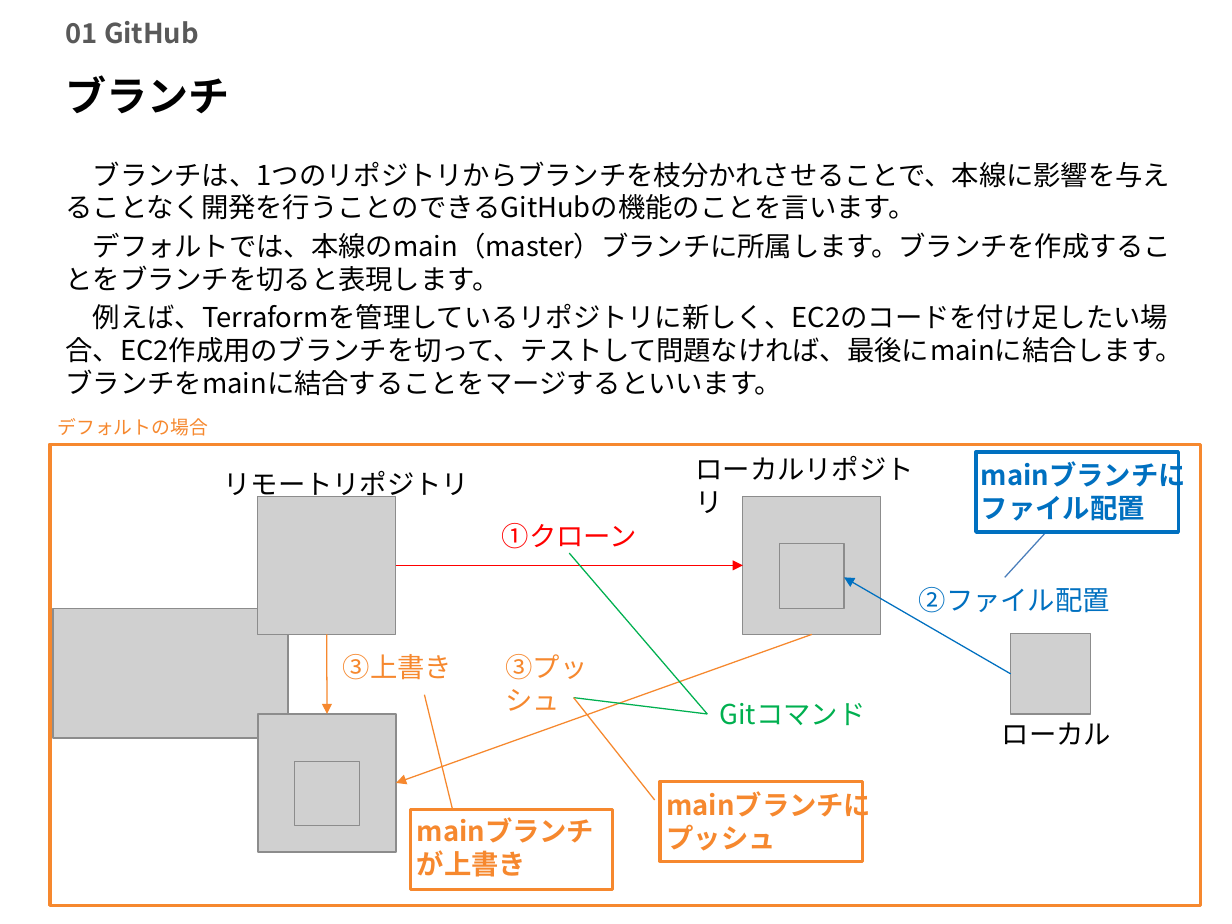
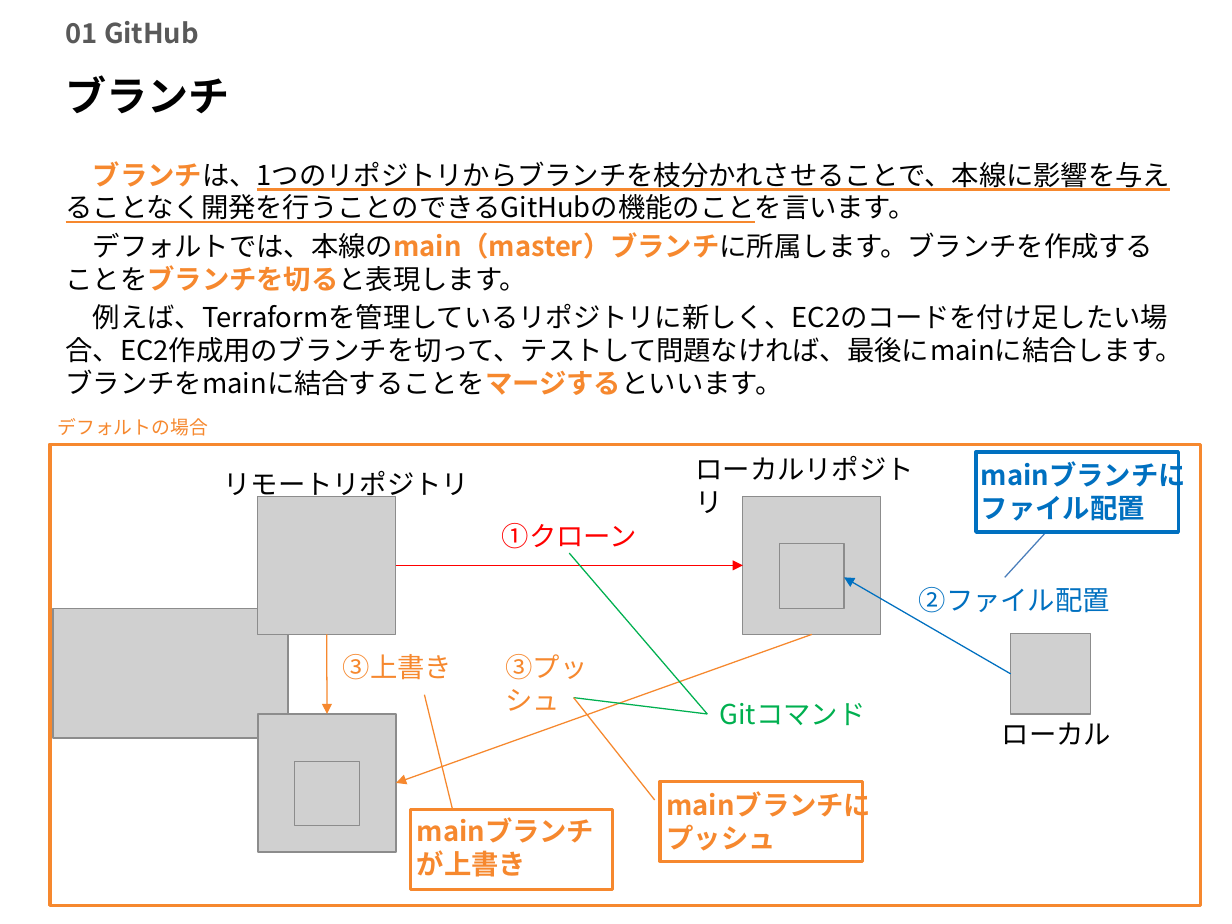
Before and after one commit to naseblab/github-school, a slide deck: slide 5 of 教材/15章_Terraform実践.pptx. Drawn at 1232x924 pixels with LibreOffice and Linux fonts; fonts in the diff are those of the drawing; grey boxes stand for pictures; background and template pictures are left out. Boxes give left, top, right and bottom in pixels: in the first picture for what was removed or moved away, otherwise in the second. Text is boxed around its words. In the diff, an @@ line names an element or a change of style, - is before the commit and + after.

```diff
--- a/教材/15章_Terraform実践.pptx
+++ b/教材/15章_Terraform実践.pptx
@@ text "ブランチは、1つのリポジトリからブランチを枝分かれさせることで、本線に影響を与えることなく開発を行うことのできるGitH ..." at (x1=66, y1=161, x2=1183, y2=396): text colour #000000 to #F6882E, bold on in "ブランチは、1つのリポジトリからブランチを枝分かれさせることで、本線に影響を与えることなく開発を行うことのできるGitH ...", "デフォルトでは、本線のmain（master）ブランチに所属します。ブランチを作成することをブランチを切ると表現します。", "例えば、Terraformを管理しているリポジトリに新しく、EC2のコードを付け足したい場合、EC2作成用のブランチを切 ..."; underline on in "ブランチは、1つのリポジトリからブランチを枝分かれさせることで、本線に影響を与えることなく開発を行うことのできるGitH ..." @@
```
Also in this commit, not shown: 3 other slides changed, 8 other files.
